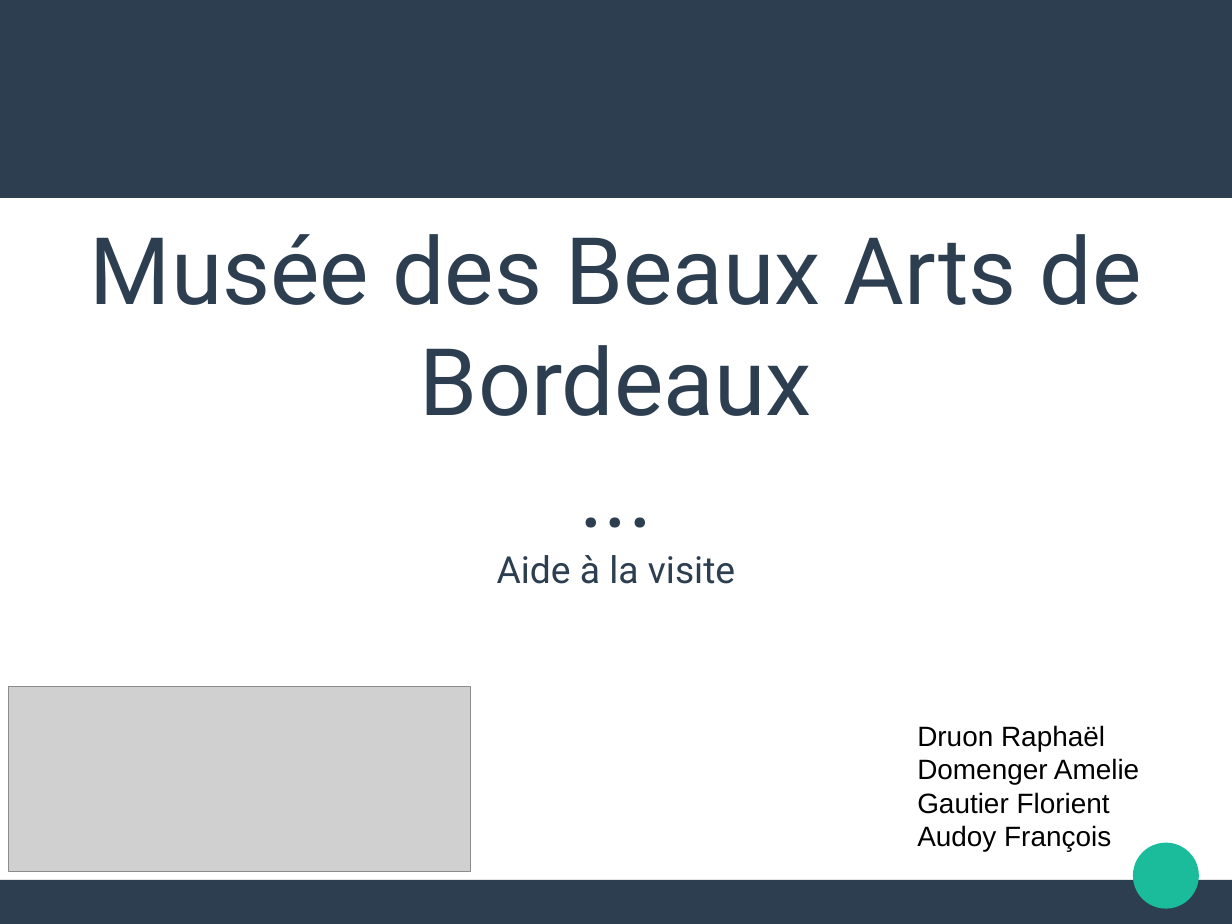
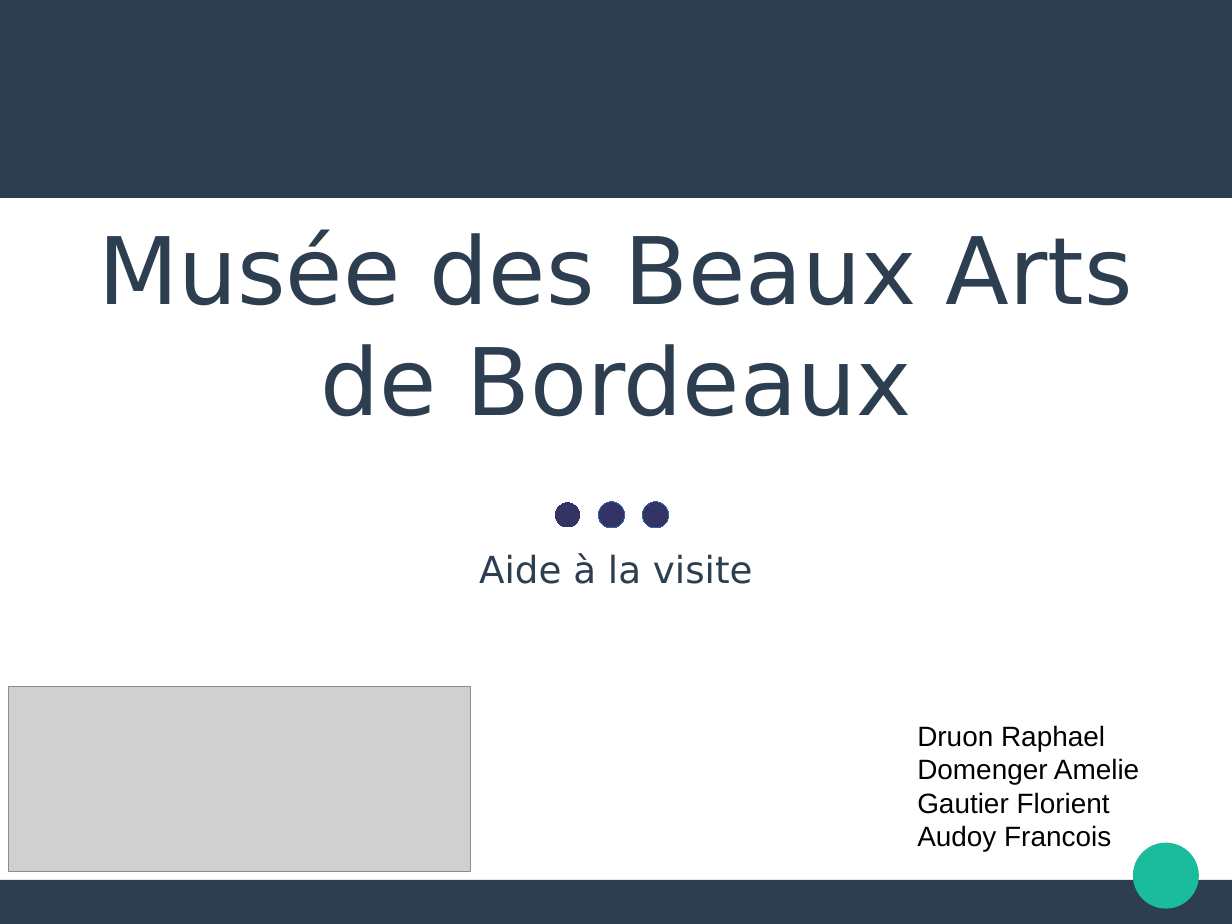
Before and after one commit to norips/Projet_MBA_ConfigCreator, a slide deck: slide 1 of Presentation_exam.odp. Drawn at 1232x924 pixels with LibreOffice and Linux fonts; fonts in the diff are those of the drawing; grey boxes stand for pictures. Boxes give left, top, right and bottom in pixels: in the first picture for what was removed or moved away, otherwise in the second. Text is boxed around its words. In the diff, an @@ line names an element or a change of style, - is before the commit and + after.

Commit message:
changement de font du diapo et correction de fautes d'orthographe

```diff
--- a/Presentation_exam.odp
+++ b/Presentation_exam.odp
@@ subtitle at bbox=[98, 229, 1133, 584]: paragraph removed @@
-...
@@ subtitle "Musée des Beaux Arts de ..." at bbox=[98, 229, 1133, 584]: font Roboto to DejaVu Sans @@
@@ ellipse added at bbox=[555, 502, 581, 529], fill #333366, outline #FFFFFF 0 pt @@
@@ ellipse added at bbox=[598, 502, 625, 529], fill #333366, outline #3465A4 0 pt @@
@@ ellipse added at bbox=[643, 502, 670, 529], fill #333366, outline #3465A4 0 pt @@
@@ text at bbox=[917, 725, 1105, 751]: text changed @@
-Druon Raphaël
+Druon Raphael
@@ text at bbox=[917, 825, 1111, 852]: text changed @@
-Audoy François
+Audoy Francois
```
Also in this commit, not shown: 7 other slides changed.
